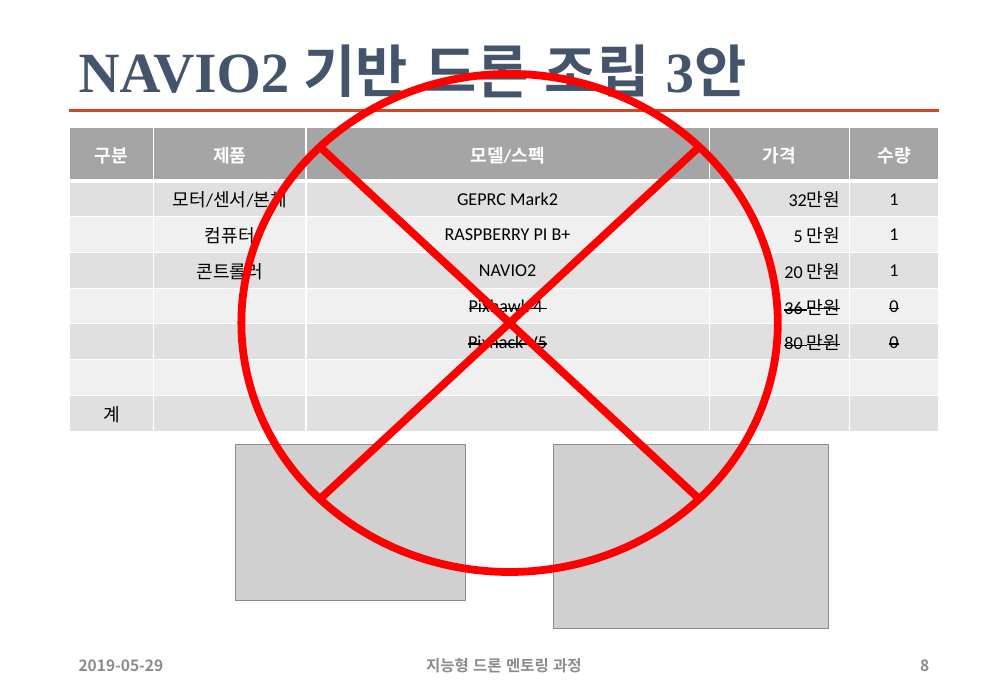
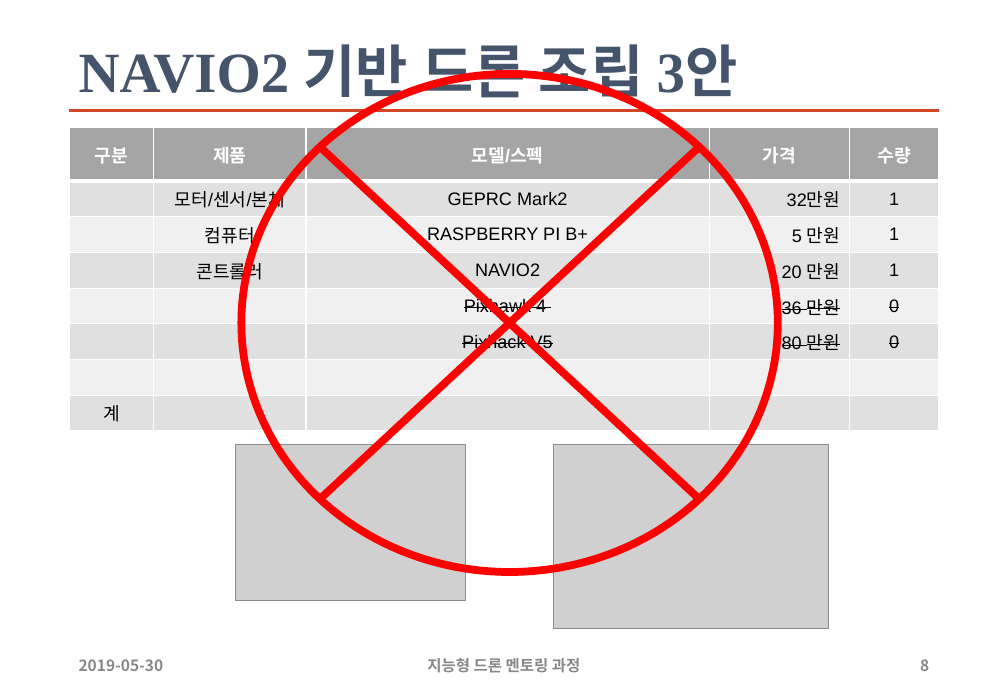
Before and after one commit to sunabove/autopilot_doc, a slide deck: slide 8 of 120 구매/107 지능형 드론 멘토링 HW 구매 목록 19년 5월 V1.1.pptx. Drawn at 1008x698 pixels with LibreOffice and Linux fonts; fonts in the diff are those of the drawing; grey boxes stand for pictures. Boxes give left, top, right and bottom in pixels: in the first picture for what was removed or moved away, otherwise in the second. Text is boxed around its words. In the diff, an @@ line names an element or a change of style, - is before the commit and + after.

```diff
--- a/120 구매/107 지능형 드론 멘토링 HW 구매 목록 19년 5월 V1.1.pptx
+++ b/120 구매/107 지능형 드론 멘토링 HW 구매 목록 19년 5월 V1.1.pptx
@@ title "NAVIO2 기반 드론 조립 3안" rewrapped from (79, 44, 747, 106) to (79, 44, 738, 106) @@
@@ table at (69, 128, 939, 433) @@
@@ fill #E1E1E1 to #E0E0E0 in 20 cells @@
@@ font Calibri to Arial @@
@@ text at (79, 659, 164, 671): text changed; text colour #8C8C8C to #888888 @@
-2019-05-29
+2019-05-30
@@ text "지능형 드론 멘토링 과정" at (427, 658, 580, 673): text colour #8C8C8C to #888888 @@
```
Also in this commit, not shown: 9 other slides changed, 7 other files.
